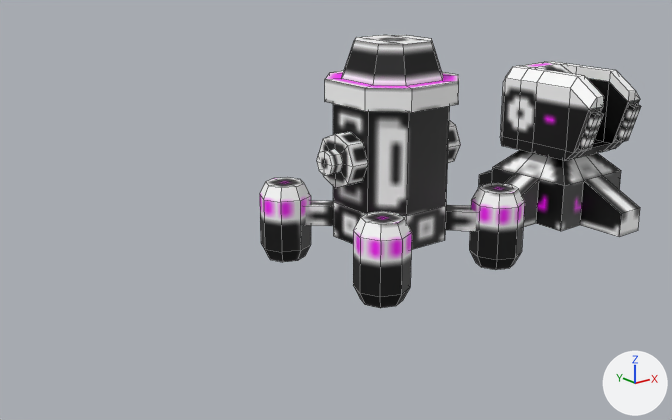
An edit to the FBX model Assets/04.Models/Towers.fbx, drawn before and after from the same camera.
Rendered twice from a 50 mm camera at (-4.13, -3.18, 1.59) aimed at (-1.51, 0.09, 0.28). Arrows for +X, +Y and +Z are at lower right; the lights stay in place. Mesh edges are drawn as thin lines. Where no turn or scale is listed for an object, it has been applied to the vertices.

Names of what the first picture shows: 'Cannon.001', 'Cannon.002', 'FlameThrower.001', 'FlameThrower.002'.
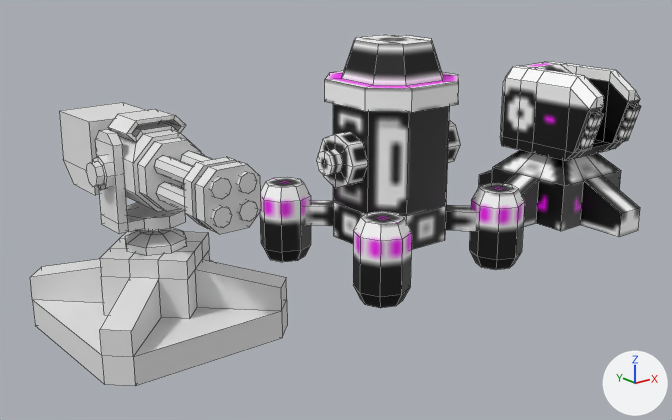
Where the newer file only moved an object's origin or applied its transform, the numbers keep the older frame.

Changed parts and their boxes (x1, y1, x2, y2) in the pictures (672 x 420 px):
'Cube.001', added
    after: (30, 230, 287, 386)
'Cylinder.001', added
    after: (108, 109, 201, 212)
'Cube.002', added
    after: (59, 102, 146, 195)
'Cylinder.002', added
    after: (154, 151, 258, 228)
'Cube.003', added
    after: (195, 161, 261, 234)
'Cube', added
    after: (95, 130, 142, 234)
'Cylinder.005', added
    after: (137, 138, 204, 211)
'Cylinder', added
    after: (125, 228, 187, 256)
'Cylinder.004', added
    after: (127, 202, 186, 231)
'Cube.004', added
    after: (184, 157, 237, 229)
'Cylinder.003', added
    after: (86, 155, 114, 190)

The change, as a diff of the scene's bpy script:
```diff
--- a/Assets/04.Models/Towers.fbx.py
+++ b/Assets/04.Models/Towers.fbx.py
@@ me_cylinder_006 @@
+me_cylinder_006.from_pydata(...)  # an 8-sided cylinder along z spanning x -0.125..0.125, y -0.125..0.125, z -0.025..0.025
@@ me_cube @@
+me_cube.from_pydata(...)  # 20 vertices, 18 faces; spans x -0.188..0.075, y -0.075..0.075, z -0.025..0.351
@@ me_cube_004 @@
+me_cube_004.from_pydata(...)  # 16 vertices, 10 faces; spans x -0.112..0.112, y -0.163..-0.109, z -0.112..0.113
@@ me_cylinder_001 @@
+me_cylinder_001.from_pydata(...)  # 64 vertices, 40 faces; spans x -0.143..0.038, y -0.361..0.038, z -0.138..0.038
@@ me_cylinder_008 @@
+me_cylinder_008.from_pydata(...)  # 16 vertices, 10 faces; spans x -0.127..0.127, y -0.138..-0.078, z -0.127..0.127
@@ me_cylinder_005 @@
+me_cylinder_005.from_pydata(...)  # 32 vertices, 25 faces; spans x -0.0327..0.0652, y -0.0652..0.0652, z -0.0652..0.0652
@@ me_cylinder @@
+me_cylinder.from_pydata(...)  # 48 vertices, 42 faces; spans x -0.125..0.125, y -0.125..0.125, z 0.0..0.125
@@ me_cube_001 @@
+me_cube_001.from_pydata(...)  # 76 vertices, 74 faces; spans x -0.402..0.402, y -0.402..0.402, z -0.213..0.137
@@ me_cube_002 @@
+me_cube_002.from_pydata(...)  # 12 vertices, 9 faces; spans x -0.143..0.143, y -0.143..0.147, z -0.143..0.153
@@ me_cylinder_002 @@
+me_cylinder_002.from_pydata(...)  # 64 vertices, 60 faces; spans x -0.142..0.142, y -0.153..0.203, z -0.142..0.196
@@ ob_cylinder_004 @@
+ob_cylinder_004 = bpy.data.objects.new('Cylinder.004', me_cylinder_006)
+ob_cylinder_004.location = (-2.5, 0.0, 0.475)
@@ ob_cube @@
+ob_cube = bpy.data.objects.new('Cube', me_cube)
+ob_cube.location = (-2.5, 0.0, 0.482)
@@ ob_cube_003 @@
+ob_cube_003 = bpy.data.objects.new('Cube.003', me_cube_004)
+ob_cube_003.location = (-2.509, -0.436, 0.682)
@@ ob_cylinder_002 @@
+ob_cylinder_002 = bpy.data.objects.new('Cylinder.002', me_cylinder_001)
+ob_cylinder_002.location = (-2.456, -0.252, 0.732)
@@ ob_cylinder_005 @@
+ob_cylinder_005 = bpy.data.objects.new('Cylinder.005', me_cylinder_008)
+ob_cylinder_005.location = (-2.509, -0.077, 0.682)
@@ ob_cylinder_003 @@
+ob_cylinder_003 = bpy.data.objects.new('Cylinder.003', me_cylinder_005)
+ob_cylinder_003.location = (-2.714, -0.001, 0.682)
@@ ob_cylinder @@
+ob_cylinder = bpy.data.objects.new('Cylinder', me_cylinder)
+ob_cylinder.location = (-2.5, 0.0, 0.35)
@@ ob_cube_001 @@
+ob_cube_001 = bpy.data.objects.new('Cube.001', me_cube_001)
+ob_cube_001.location = (-2.5, 0.0, 0.213)
@@ ob_cube_004 @@
+ob_cube_004 = bpy.data.objects.new('Cube.004', me_cube_004.copy())
+ob_cube_004.location = (-2.509, -0.359, 0.682)
@@ ob_cube_002 @@
+ob_cube_002 = bpy.data.objects.new('Cube.002', me_cube_002)
+ob_cube_002.location = (-2.509, 0.344, 0.682)
@@ ob_cylinder_001 @@
+ob_cylinder_001 = bpy.data.objects.new('Cylinder.001', me_cylinder_002)
+ob_cylinder_001.location = (-2.509, -0.001, 0.682)
```
